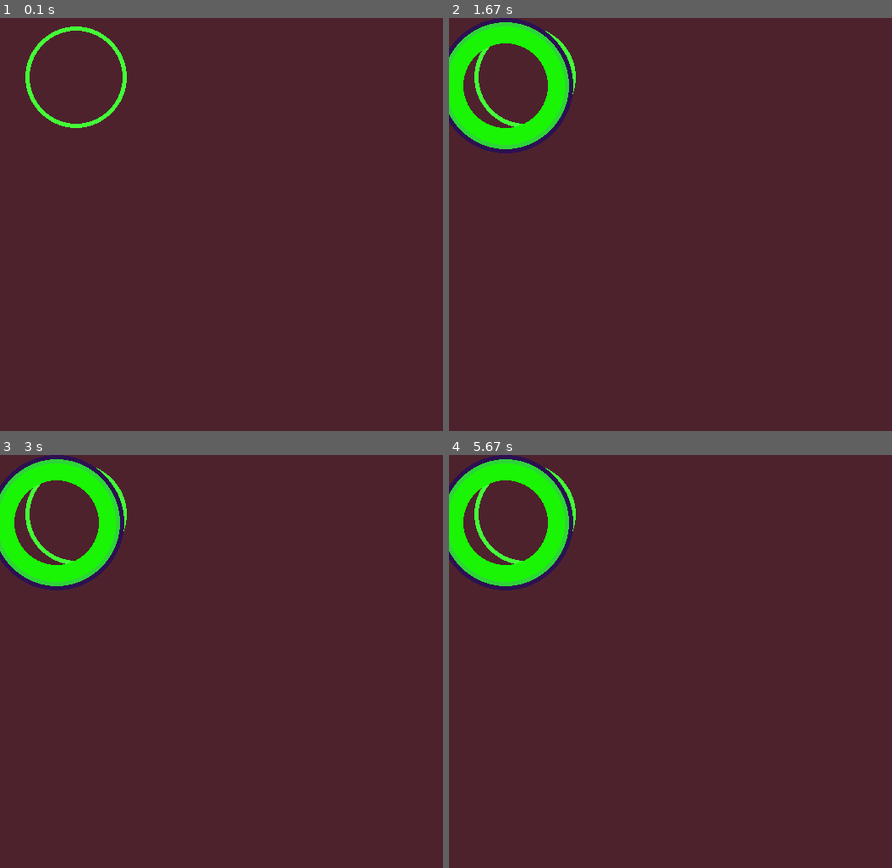
Above: before the commit, frames 1-4 (two rows, left to right).
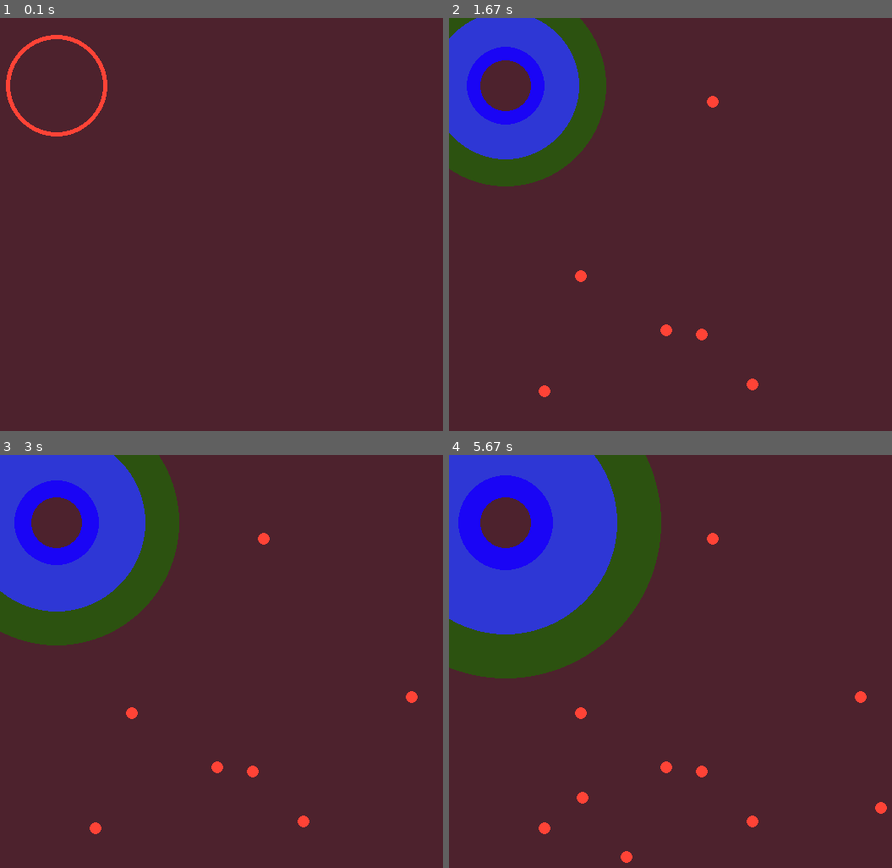
Above: after the commit, the same moments.

Repository: erina-ameen/Pygame
Game: pygame game, started from circleclass.py
The game is run twice, just before and just after one commit, with the same random seed, the same clock (stepped at 60 frames per second) and the same inputs.
Inputs (mouse positions are in pixels of both pictures, inside the frame that each line leads up to):
- Up to frame 1 (0.1 s): no input
- Up to frame 2 (1.67 s): press the mouse at (581, 274) at 0.37 s; move the mouse to (666, 331) at 0.47 s; release the mouse at (754, 385) at 0.6 s; click (546, 389) at 0.8 s; click (714, 100) at 1.22 s; move the mouse to (701, 336) at 1.5 s
- Up to frame 3 (3 s): click (252, 773) at 1.7 s; click (172, 541) at 2.3 s; move the mouse to (411, 698) at 2.7 s
- Up to frame 4 (5.67 s): click (860, 698) at 3.03 s; move the mouse to (883, 806) at 3.5 s; click (883, 806) at 3.9 s; move the mouse to (581, 797) at 4.43 s; click (581, 797) at 4.9 s; move the mouse to (626, 855) at 5.5 s

The runs differ from the first frame. In frame 1, 1.4% of the frame differs, in the area x 1-29%, y 2-29%; in frame 2, 12%; in frame 3, 16%; in frame 4, 22%, in the area x 0-99%, y 0-99%.

Commit message:
circleclass.py

Diff:
--- a/circleclass.py
+++ b/circleclass.py
@@ -5,12 +5,12 @@
 HEIGHT=600
 
 screen=pygame.display.set_mode((WIDTH,HEIGHT))
-red=(67,255,54)
+red=(255,67,54)
 green=(34,76,52)
-blue=(46,213,55)
+blue=(46,55,213)
 red2=(77,34,45)
-green2=(44,16,82)
-blue2=(26,245,5)
+green2=(44,82,16)
+blue2=(26,5,245)
 
 screen.fill(red2)
 pygame.display.update()
@@ -27,12 +27,17 @@
     def draw(self):
         pygame.draw.circle(self.screen,self.colour,self.pos,self.radius,self.thickness)
 
+    def growing(self, grow_size):
+        self.radius+=grow_size
+        pygame.draw.circle(self.screen,self.colour,self.pos,self.radius,self.thickness)
+
+
 #Object Creation
-pygame.draw.circle(screen,red,(90,70),60,5)
+pygame.draw.circle(screen,red,(67,80),60,5)
 pygame.display.update()
-obj=circle_shape(green2,(67,80),80,10)
-obj2=circle_shape(blue,(67,80),75,15)
-obj3=circle_shape(blue2,(67,80),70,20)
+obj=circle_shape(green2,(67,80),80,20)
+obj2=circle_shape(blue,(67,80),60,15)
+obj3=circle_shape(blue2,(67,80),40,10)
 play=True
 while play:
     for event in pygame.event.get():
@@ -43,4 +48,13 @@
             obj2.draw()
             obj3.draw()
             pygame.display.update()
+        elif event.type==pygame.MOUSEBUTTONUP:
+            obj.growing(13)
+            obj2.growing(9)
+            obj3.growing(2)
+        elif event.type==pygame.MOUSEMOTION:
+            mouse_pos=pygame.mouse.get_pos()
+            obj4=circle_shape(red,mouse_pos,7,7)
+            obj4.draw()
+            pygame.display.update()
 pygame.quit()
